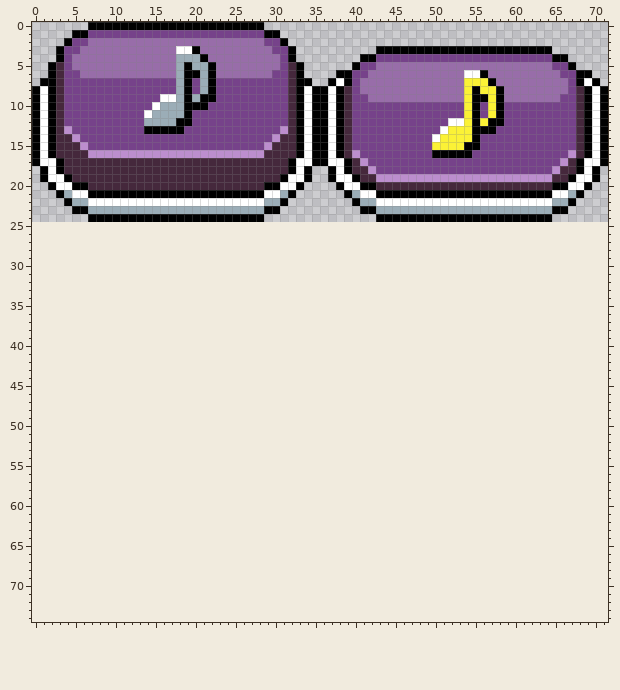
A sprite sheet gets an edit: assets/texture/button.png. This is how it looked before the edit.
The file is 72x25 pixels. The old version is drawn lined up with the new one, on the new canvas.
And afterwards:
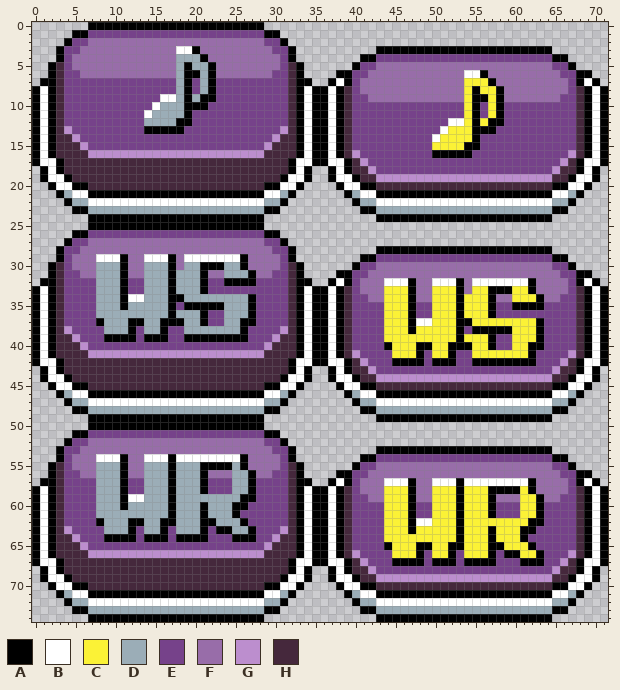
Palette (. is transparent): A #000000  B #ffffff  C #fbf236  D #9badb7  E #76428a  F #986da9  G #bc8ece  H #45283c
From old to new:
canvas 72x25 -> 72x75
@@ x 0..71 @@
 24 .......AAAAAAAAAAAAAAAAAAAAAA..............AAAAAAAAAAAAAAAAAAAAAA.......
-25 ........................................................................
-26 ........................................................................
-27 ........................................................................
-28 ........................................................................
-29 ........................................................................
-30 ........................................................................
-31 ........................................................................
-32 ........................................................................
-33 ........................................................................
-34 ........................................................................
-35 ........................................................................
-36 ........................................................................
-37 ........................................................................
-38 ........................................................................
-39 ........................................................................
-40 ........................................................................
-41 ........................................................................
-42 ........................................................................
-43 ........................................................................
-44 ........................................................................
-45 ........................................................................
-46 ........................................................................
-47 ........................................................................
-48 ........................................................................
-49 ........................................................................
-50 ........................................................................
-51 ........................................................................
-52 ........................................................................
-53 ........................................................................
-54 ........................................................................
-55 ........................................................................
-56 ........................................................................
-57 ........................................................................
-58 ........................................................................
-59 ........................................................................
-60 ........................................................................
-61 ........................................................................
-62 ........................................................................
-63 ........................................................................
-64 ........................................................................
-65 ........................................................................
-66 ........................................................................
-67 ........................................................................
-68 ........................................................................
-69 ........................................................................
-70 ........................................................................
-71 ........................................................................
-72 ........................................................................
-73 ........................................................................
-74 ........................................................................
+25 .......AAAAAAAAAAAAAAAAAAAAAA...........................................
+26 .....AAEEEEEEEEEEEEEEEEEEEEEEAA.........................................
+27 ....AEEFFFFFFFFFFFFFFFFFFFFFFEEA........................................
+28 ...AEEFFFFFFFFFFFFFFFFFFFFFFFFEEA..........AAAAAAAAAAAAAAAAAAAAAA.......
+29 ...AEFFFBBBAFFBBBAFBBBBBBBAFFFFEA........AAEEEEEEEEEEEEEEEEEEEEEEAA.....
+30 ..AHEFFFDDDAFFDDDAFDDAAADDAFFFFEHA......AEEFFFFFFFFFFFFFFFFFFFFFFEEA....
+31 ..AHEEFFDDDAFFDDDADDDAFFDDDAFFEEHA....AAEEFFFFFFFFFFFFFFFFFFFFFFFFEEAA..
+32 .AAHEEEEDDDAEEDDDADDDAEEAAAAEEEEHAA..ABAEFFFBBBAFFBBBAFBBBBBBBAFFFFEABA.
+33 ABAHEEEEDDDAEEDDDADDDAEEEEEEEEEEHABAABAHEFFFCCCAFFCCCAFCCAAACCAFFFFEHABA
+34 ABAHEEEEDDDABBDDDAADDDDDDDDAEEEEHABAABAHEEFFCCCAFFCCCACCCAFFCCCAFFEEHABA
+35 ABAHEEEEDDDADDDDDAEAAAAADDDAEEEEHABAABAHEEEECCCAEECCCACCCAEEAAAAEEEEHABA
+36 ABAHEEEEDDDDDDDDDADDDAEEDDDAEEEEHABAABAHEEEECCCAEECCCACCCAEEEEEEEEEEHABA
+37 ABAHEEEEADDDAADDAAADDAEEDDAAEEEEHABAABAHEEEECCCABBCCCAACCCCCCCCAEEEEHABA
+38 ABAHGEEEEDDDAEDDAEEDDDDDDDAEEEEGHABAABAHEEEECCCACCCCCAEAAAAACCCAEEEEHABA
+39 ABAHHGEEEAAAAEAAAEEAAAAAAAAEEEGHHABAABAHEEEECCCCCCCCCACCCAEECCCAEEEEHABA
+40 ABAHHHGEEEEEEEEEEEEEEEEEEEEEEGHHHABAABAHEEEEACCCAACCAAACCAEECCAAEEEEHABA
+41 ABAHHHHGGGGGGGGGGGGGGGGGGGGGGHHHHABAABAHGEEEECCCAECCAEECCCCCCCAEEEEGHABA
+42 ABBAHHHHHHHHHHHHHHHHHHHHHHHHHHHHABBAABBAHGEEEAAAAEAAAEEAAAAAAAAEEEGHABBA
+43 .ABAHHHHHHHHHHHHHHHHHHHHHHHHHHHHABA..ABAHHGEEEEEEEEEEEEEEEEEEEEEEGHHABA.
+44 .ABBAHHHHHHHHHHHHHHHHHHHHHHHHHHABBA..ABBAHHGGGGGGGGGGGGGGGGGGGGGGHHABBA.
+45 ..ABBAAHHHHHHHHHHHHHHHHHHHHHHAABBA....ABBAAHHHHHHHHHHHHHHHHHHHHHHAABBA..
+46 ...ADBBAAAAAAAAAAAAAAAAAAAAAABBDA......ADBBAAAAAAAAAAAAAAAAAAAAAABBDA...
+47 ....ADDBBBBBBBBBBBBBBBBBBBBBBDDA........ADDBBBBBBBBBBBBBBBBBBBBBBDDA....
+48 .....AADDDDDDDDDDDDDDDDDDDDDDAA..........AADDDDDDDDDDDDDDDDDDDDDDAA.....
+49 .......AAAAAAAAAAAAAAAAAAAAAA..............AAAAAAAAAAAAAAAAAAAAAA.......
+50 .......AAAAAAAAAAAAAAAAAAAAAA...........................................
+51 .....AAEEEEEEEEEEEEEEEEEEEEEEAA.........................................
+52 ....AEEFFFFFFFFFFFFFFFFFFFFFFEEA........................................
+53 ...AEEFFFFFFFFFFFFFFFFFFFFFFFFEEA..........AAAAAAAAAAAAAAAAAAAAAA.......
+54 ...AEFFFBBBAFFBBBABBBBBBBBAFFFFEA........AAEEEEEEEEEEEEEEEEEEEEEEAA.....
+55 ..AHEFFFDDDAFFDDDADDDAAAADAFFFFEHA......AEEFFFFFFFFFFFFFFFFFFFFFFEEA....
+56 ..AHEEFFDDDAFFDDDADDDAFFFDDAFFEEHA....AAEEFFFFFFFFFFFFFFFFFFFFFFFFEEAA..
+57 .AAHEEEEDDDAEEDDDADDDAEEEDDAEEEEHAA..ABAEFFFBBBAFFBBBABBBBBBBBAFFFFEABA.
+58 ABAHEEEEDDDAEEDDDADDDAEEEDDAEEEEHABAABAHEFFFCCCAFFCCCACCCAAAACAFFFFEHABA
+59 ABAHEEEEDDDABBDDDADDDDDDDDAAEEEEHABAABAHEEFFCCCAFFCCCACCCAFFFCCAFFEEHABA
+60 ABAHEEEEDDDADDDDDADDDADDDAAEEEEEHABAABAHEEEECCCAEECCCACCCAEEECCAEEEEHABA
+61 ABAHEEEEDDDDDDDDDADDDADDDAEEEEEEHABAABAHEEEECCCAEECCCACCCAEEECCAEEEEHABA
+62 ABAHEEEEADDDAADDAADDDAADDDAEEEEEHABAABAHEEEECCCABBCCCACCCCCCCCAAEEEEHABA
+63 ABAHGEEEEDDDAEDDAEDDDAEAADDAEEEGHABAABAHEEEECCCACCCCCACCCACCCAAEEEEEHABA
+64 ABAHHGEEEAAAAEAAAEAAAAEEEAAAEEGHHABAABAHEEEECCCCCCCCCACCCACCCAEEEEEEHABA
+65 ABAHHHGEEEEEEEEEEEEEEEEEEEEEEGHHHABAABAHEEEEACCCAACCAACCCAACCCAEEEEEHABA
+66 ABAHHHHGGGGGGGGGGGGGGGGGGGGGGHHHHABAABAHGEEEECCCAECCAECCCAEAACCAEEEGHABA
+67 ABBAHHHHHHHHHHHHHHHHHHHHHHHHHHHHABBAABBAHGEEEAAAAEAAAEAAAAEEEAAAEEGHABBA
+68 .ABAHHHHHHHHHHHHHHHHHHHHHHHHHHHHABA..ABAHHGEEEEEEEEEEEEEEEEEEEEEEGHHABA.
+69 .ABBAHHHHHHHHHHHHHHHHHHHHHHHHHHABBA..ABBAHHGGGGGGGGGGGGGGGGGGGGGGHHABBA.
+70 ..ABBAAHHHHHHHHHHHHHHHHHHHHHHAABBA....ABBAAHHHHHHHHHHHHHHHHHHHHHHAABBA..
+71 ...ADBBAAAAAAAAAAAAAAAAAAAAAABBDA......ADBBAAAAAAAAAAAAAAAAAAAAAABBDA...
+72 ....ADDBBBBBBBBBBBBBBBBBBBBBBDDA........ADDBBBBBBBBBBBBBBBBBBBBBBDDA....
+73 .....AADDDDDDDDDDDDDDDDDDDDDDAA..........AADDDDDDDDDDDDDDDDDDDDDDAA.....
+74 .......AAAAAAAAAAAAAAAAAAAAAA..............AAAAAAAAAAAAAAAAAAAAAA.......
Where, in picture pixels (left, top, right, bottom), the same in both pictures:
added: (32, 222, 608, 622)
